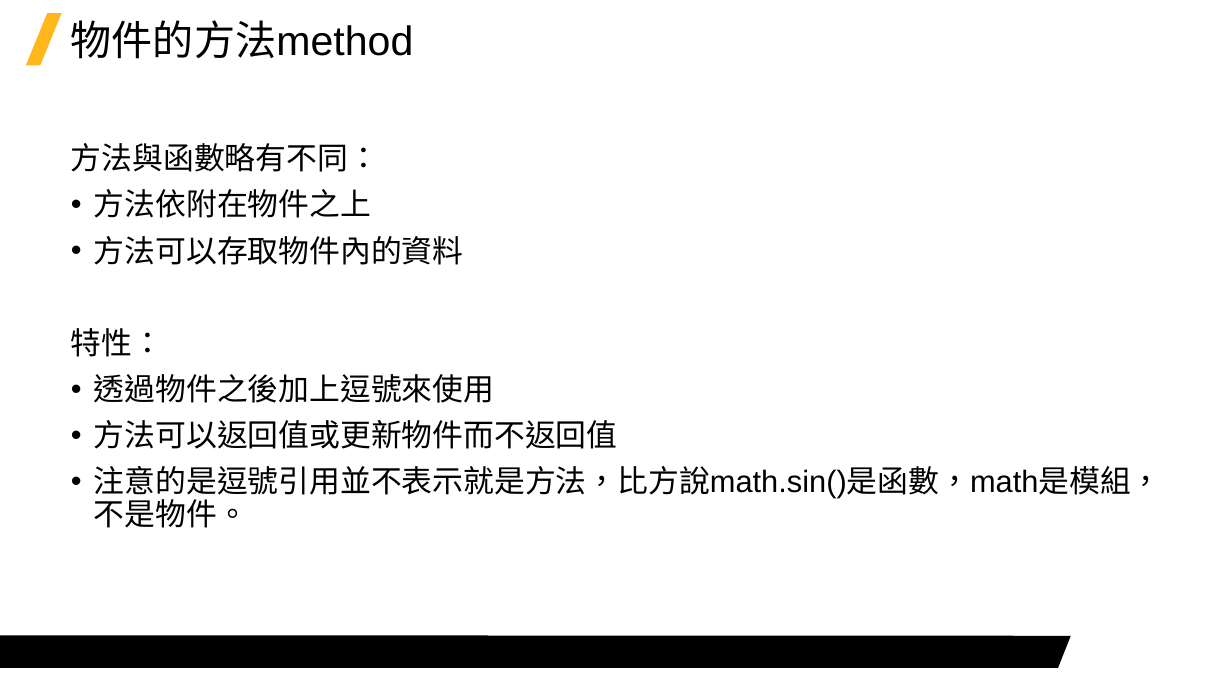
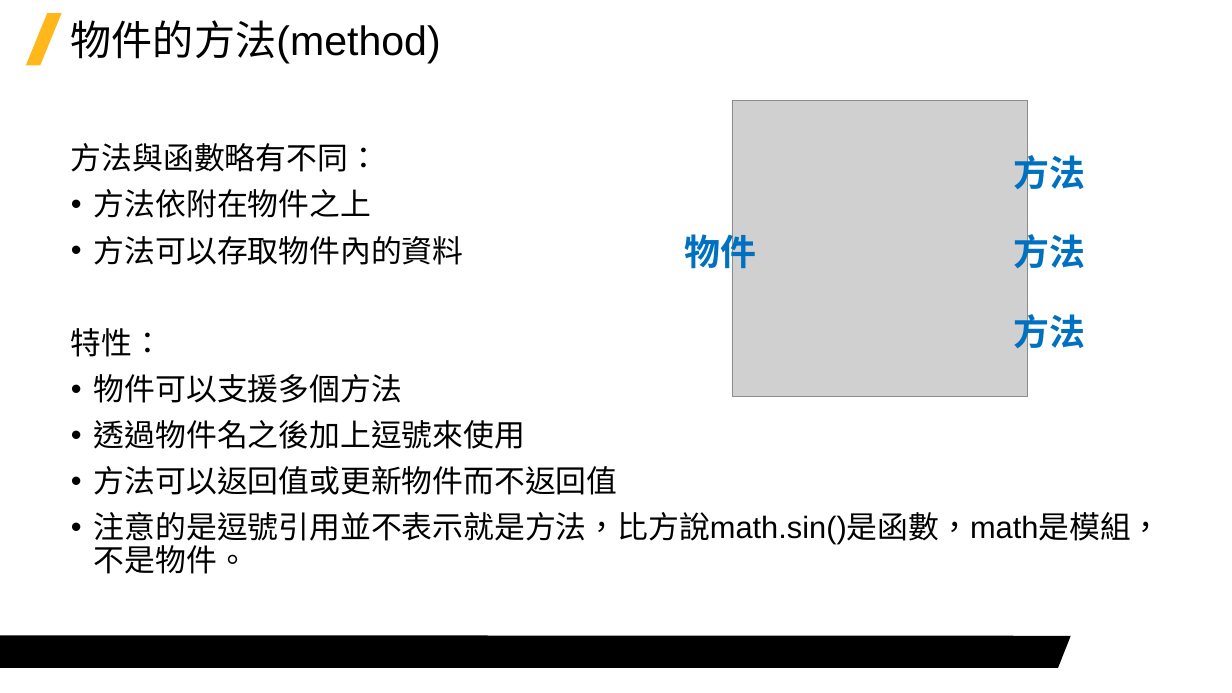
Before and after one commit to Jerrick-cheng/AEDT-Automation-Camp, a slide deck: slide 12 of 上課教材/Week4.pptx. Drawn at 1232x693 pixels with LibreOffice and Linux fonts; fonts in the diff are those of the drawing; grey boxes stand for pictures; background and template pictures are left out. Boxes give left, top, right and bottom in pixels: in the first picture for what was removed or moved away, otherwise in the second. Text is boxed around its words. In the diff, an @@ line names an element or a change of style, - is before the commit and + after.

```diff
--- a/上課教材/Week4.pptx
+++ b/上課教材/Week4.pptx
@@ title at (x1=71, y1=20, x2=441, y2=64): text changed @@
-物件的方法method
+物件的方法(method)
@@ group added at (x1=684, y1=101, x2=1085, y2=396): 4 texts, 1 picture @@
+物件
+方法
+方法
+方法
@@ text at (x1=94, y1=374, x2=525, y2=449): text changed @@
-• 透過物件之後加上逗號來使用
+• 物件可以支援多個方法
+• 透過物件名之後加上逗號來使用
```
Also in this commit, not shown: 2 other slides changed, 2 other files.
